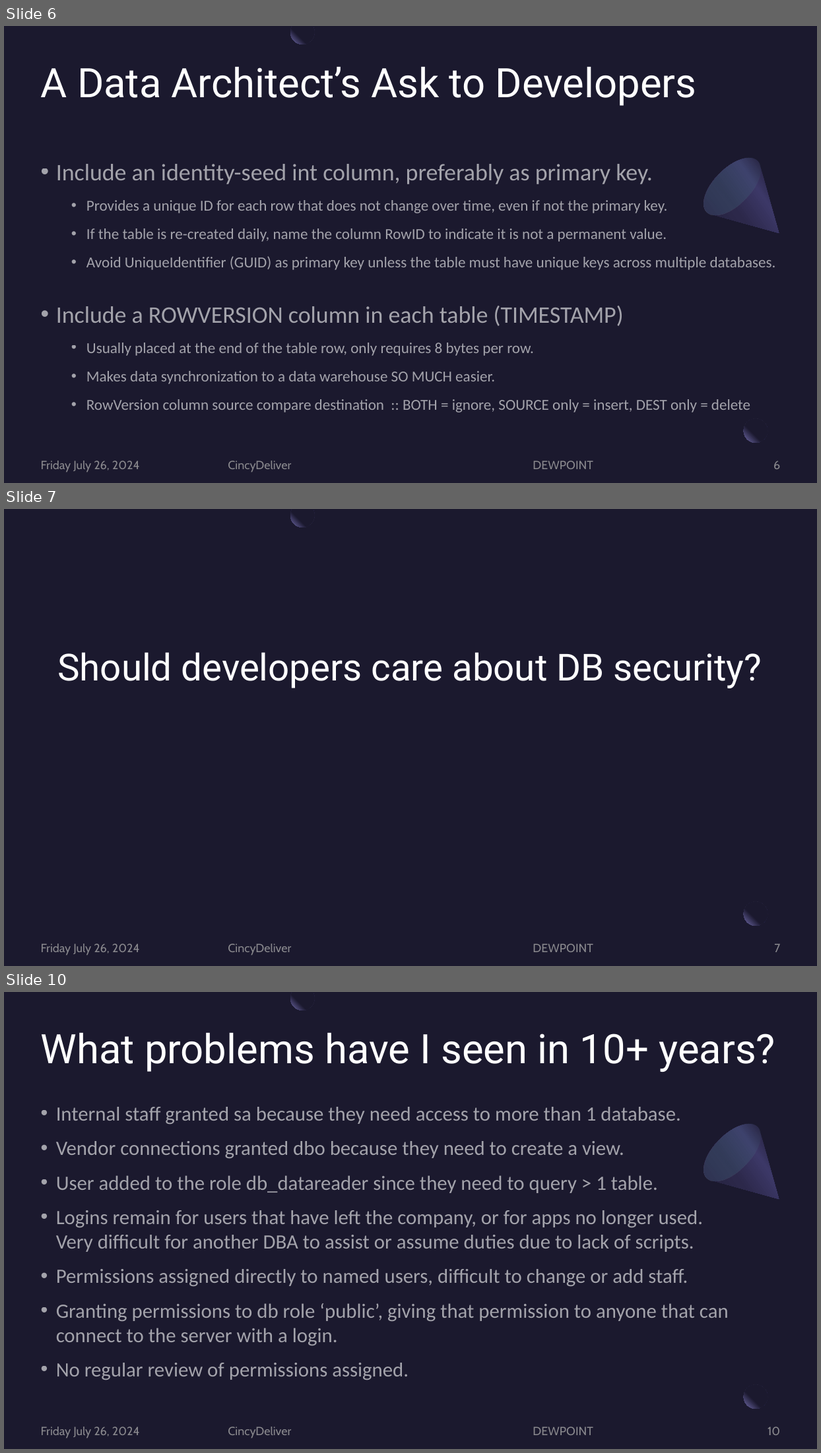
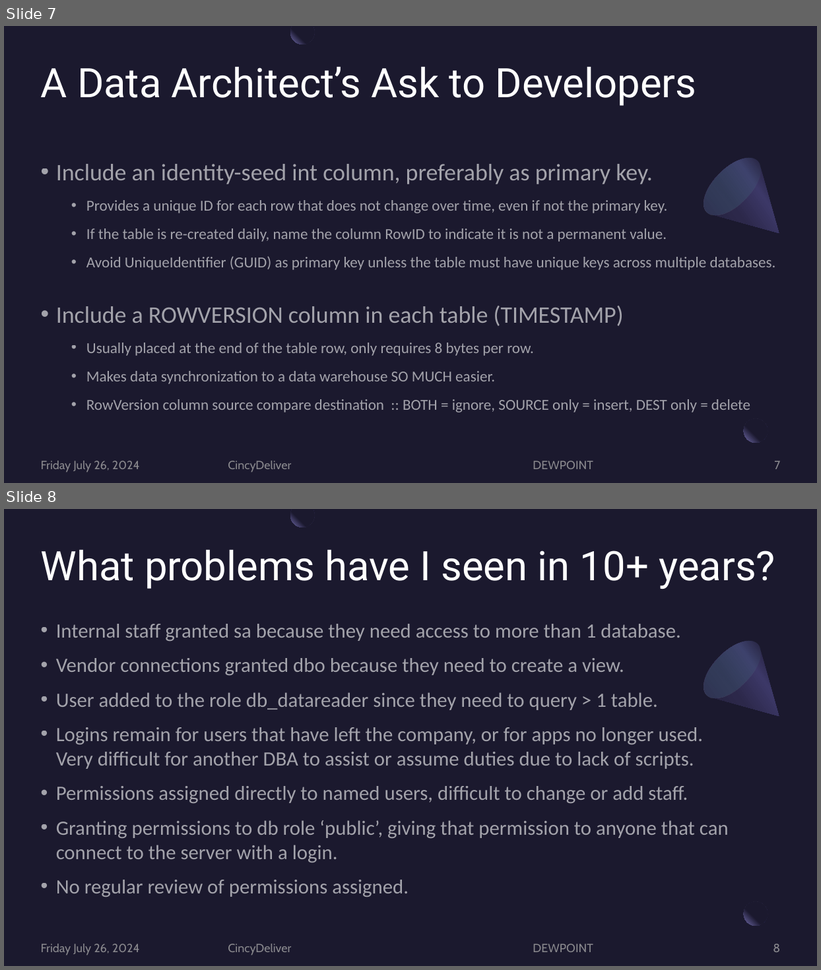
Before and after one commit to JoeKunk/SQL-Server-Security, a slide deck: 2024-07-26 CincyDeliver/2024-07 SQL Server SecurityTech CincyDeliver Version.pptx. Shown one above the other, each under a label of ours: slides 6, 7 and 10 before the commit, slides 7 and 8 after it; the slides between them are not shown. The pictures are 821x1453 and 821x970 pixels, drawn with LibreOffice and Linux fonts; fonts in the diff are those of the drawing. Boxes give left, top, right and bottom in pixels: in the first picture for what was removed or moved away, otherwise in the second. Text is boxed around its words. In the diff, an @@ line names an element or a change of style, - is before the commit and + after.

```diff
--- a/2024-07-26 CincyDeliver/2024-07 SQL Server SecurityTech CincyDeliver Version.pptx
+++ b/2024-07-26 CincyDeliver/2024-07 SQL Server SecurityTech CincyDeliver Version.pptx
@@ slide 7 removed at [4,509,817,966], background #1B192E; not listed: 2 template elements that a slide beside it also shows @@
@@ freeform shape removed at [290,509,314,527] @@
@@ title removed at [57,652,762,689] @@
-Should developers care about DB security?
@@ text removed at [41,944,140,955] @@
-Friday July 26, 2024
@@ text removed at [228,944,593,955] @@
-CincyDeliver DEWPOINT
@@ page number removed at [774,944,780,953] @@
-7
@@ what was slide 6 is now slide 7 @@
@@ page number at [774,461,780,470]: text changed @@
-6
+7
@@ what was slide 10 is now slide 8 @@
@@ page number at [773,944,780,953]: text changed @@
-10
+8
```
Also in this commit, not shown: 6 slides changed, 1 other slide removed, 5 other files.
